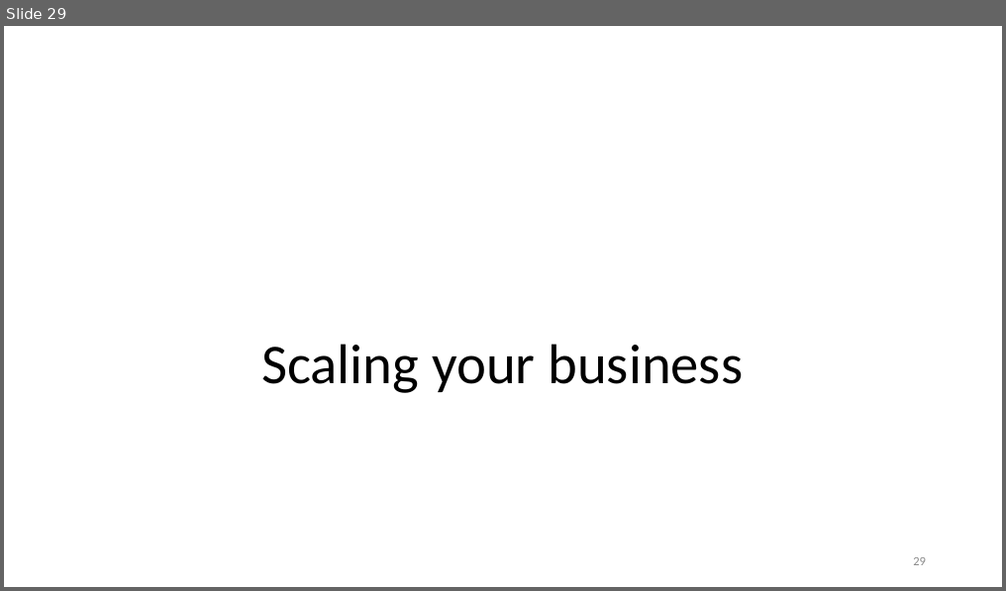
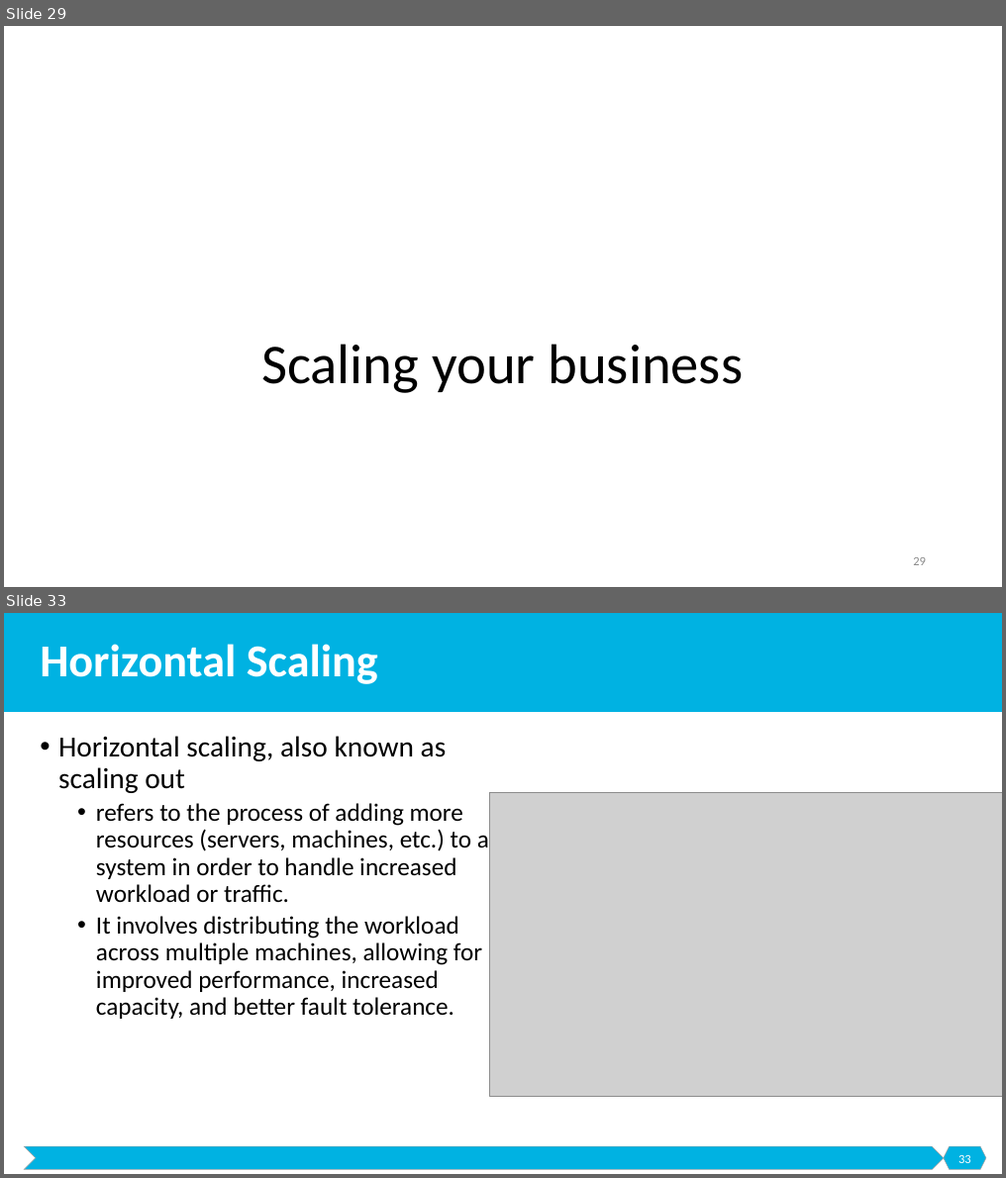
Before and after one commit to malenezi/malenezi, a slide deck: SE495/Lectures/6-Launching and Marketing/Launching and Marketing.pptx. Shown one above the other, each under a label of ours: slide 29 before the commit, slides 29 and 33 after it; the slides between them are not shown. The pictures are 1006x591 and 1006x1178 pixels, drawn with LibreOffice and Linux fonts; fonts in the diff are those of the drawing; grey boxes stand for pictures. Boxes give left, top, right and bottom in pixels: in the first picture for what was removed or moved away, otherwise in the second. Text is boxed around its words. In the diff, an @@ line names an element or a change of style, - is before the commit and + after.

```diff
--- a/SE495/Lectures/6-Launching and Marketing/Launching and Marketing.pptx
+++ b/SE495/Lectures/6-Launching and Marketing/Launching and Marketing.pptx
@@ slide 33 added at bbox=[4, 613, 1002, 1174], background #FFFFFF @@
@@ rectangle added at bbox=[4, 613, 1002, 712], fill #00B2E2 @@
@@ title added at bbox=[40, 644, 378, 684], 44 pt, text #FFFFFF, bold @@
+Horizontal Scaling
@@ text added at bbox=[58, 736, 489, 1019], 24 pt, text #000000 @@
+• Horizontal scaling, also known as scaling out
+  • refers to the process of adding more resources (servers, machines, etc.) to a system in order to handle increased workload or traffic.
+  • It involves distributing the workload across multiple machines, allowing for improved performance, increased capacity, and better fault tolerance.
@@ picture added at bbox=[490, 792, 1002, 1096] @@
@@ chevron added at bbox=[24, 1147, 944, 1170], fill #00B2E2, outline #A5A5A5 0.5 pt @@
@@ hexagon added at bbox=[944, 1147, 986, 1170], fill #00B2E2, outline #A5A5A5 0.5 pt @@
@@ page number added at bbox=[958, 1156, 971, 1163], 12 pt, text #FFFFFF @@
+33
```
Also in this commit, not shown: 2 slides changed, 22 other slides added, 1 slide removed, 2 other files.
